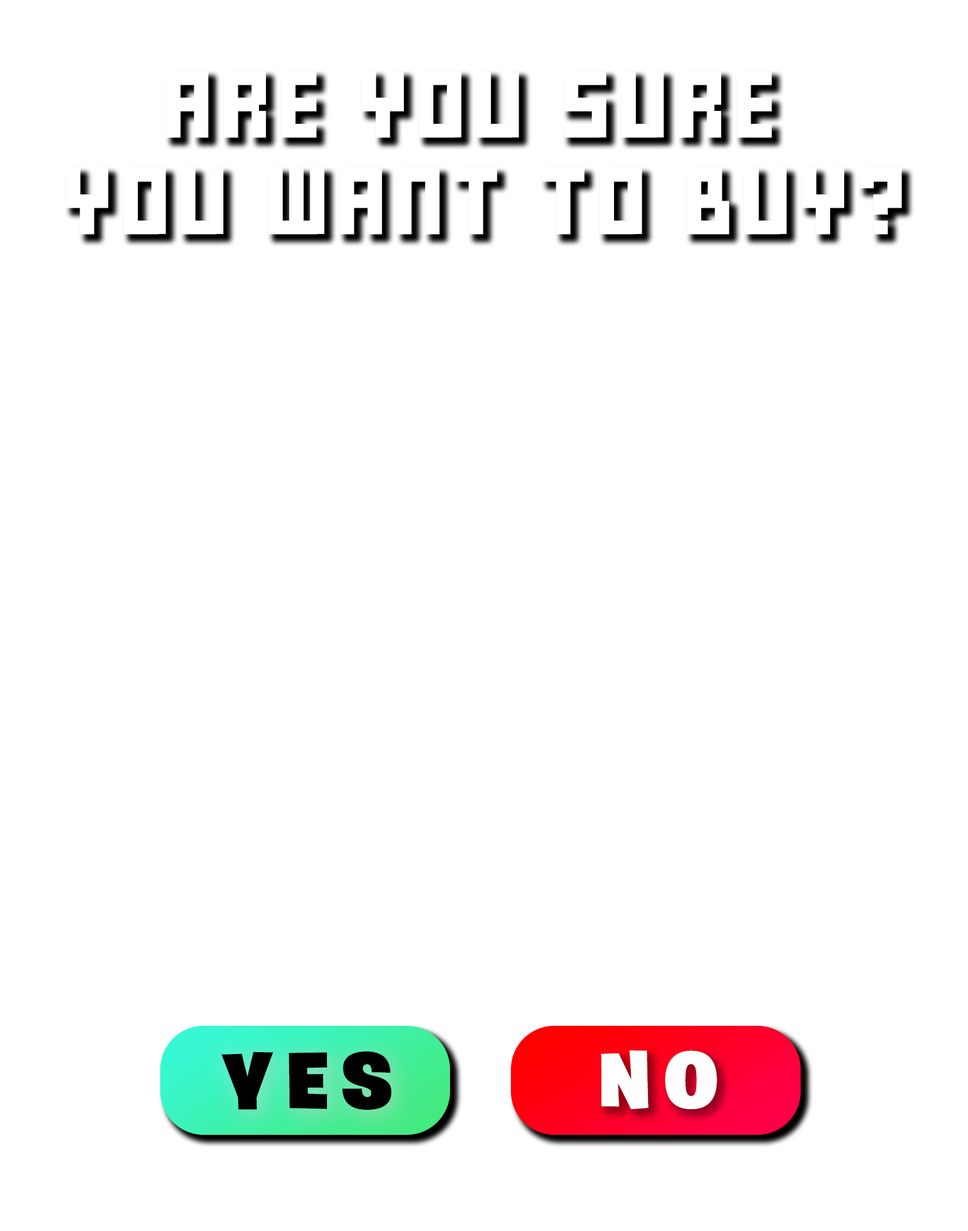
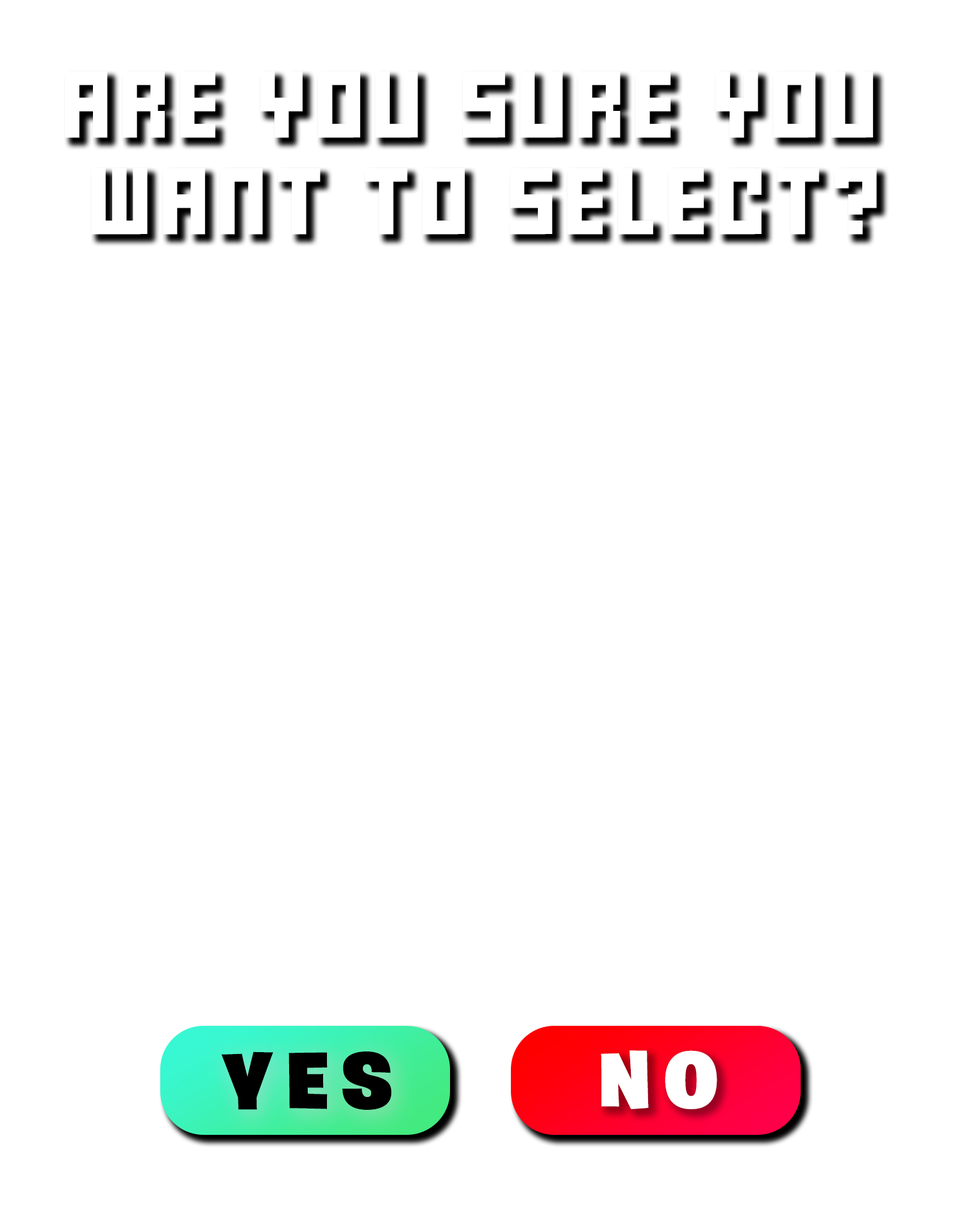
Layer changes from the first w=968, h=1231 image to the second:
renamed "are you sure you want to buy?" to "are you sure you want to select?", painted on it over (x1=64, y1=71, x2=902, y2=235)
